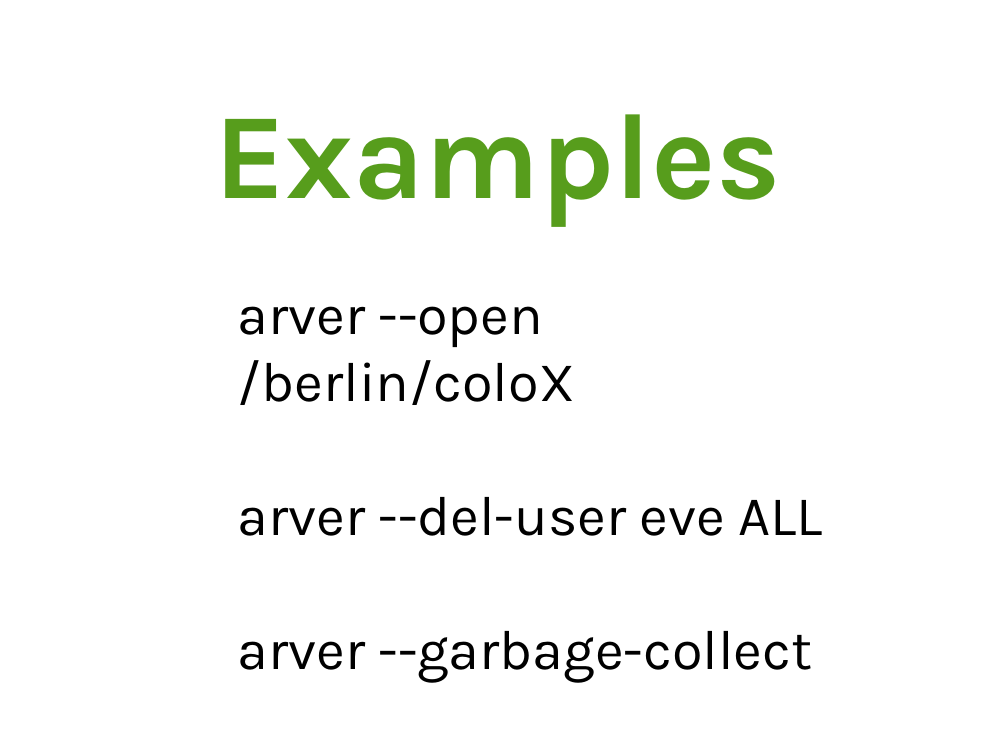
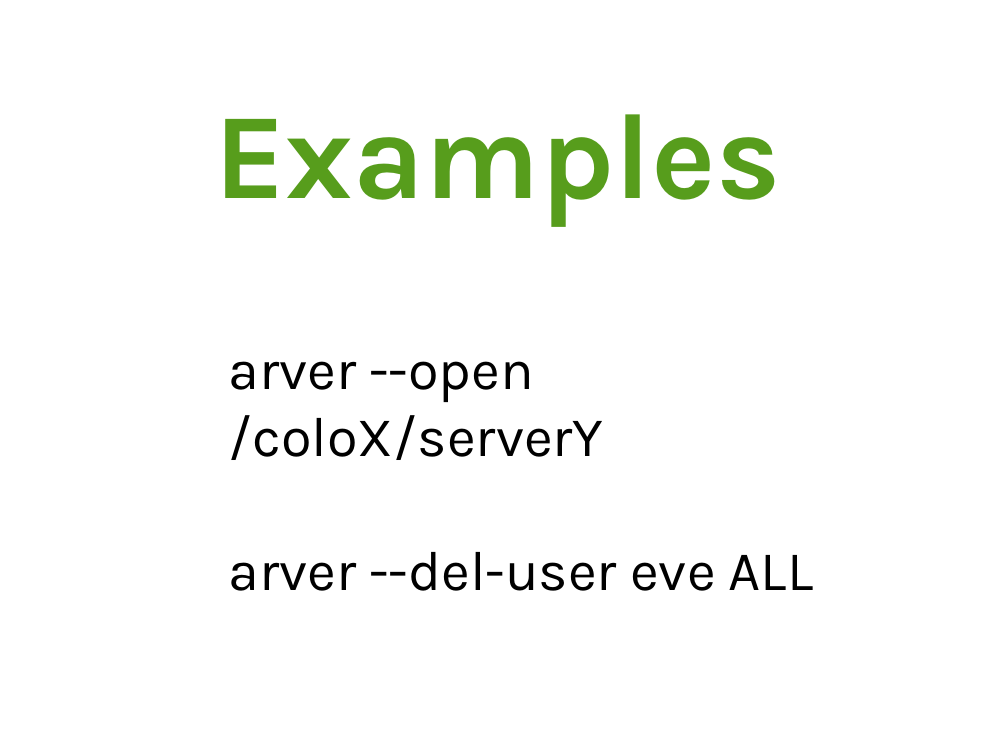
Before and after one commit to arver/arver, a slide deck: slide 16 of presentation/28c3.odp. Drawn at 1008x756 pixels with LibreOffice and Linux fonts; fonts in the diff are those of the drawing. Boxes give left, top, right and bottom in pixels: in the first picture for what was removed or moved away, otherwise in the second. Text is boxed around its words. In the diff, an @@ line names an element or a change of style, - is before the commit and + after.

```diff
--- a/presentation/28c3.odp
+++ b/presentation/28c3.odp
@@ text "arver --open /coloX/serverY": place and size @@
-text "arver --open /coloX/serverY" at (238,306,822,683)
+text "arver --open /coloX/serverY" at (228,361,813,591)
@@ text at (228,361,603,460): text changed @@
-arver --open /berlin/coloX
+arver --open /coloX/serverY
@@ text at (238,631,813,683): paragraph removed @@
-arver --garbage-collect
```
Also in this commit, not shown: 3 other slides changed, 1 slide added, 1 other file.
